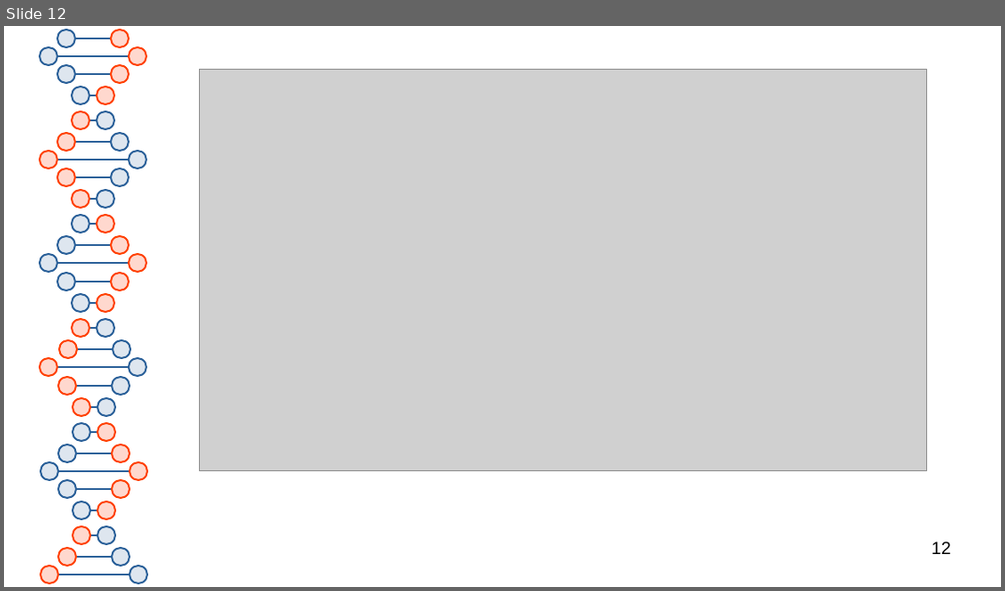
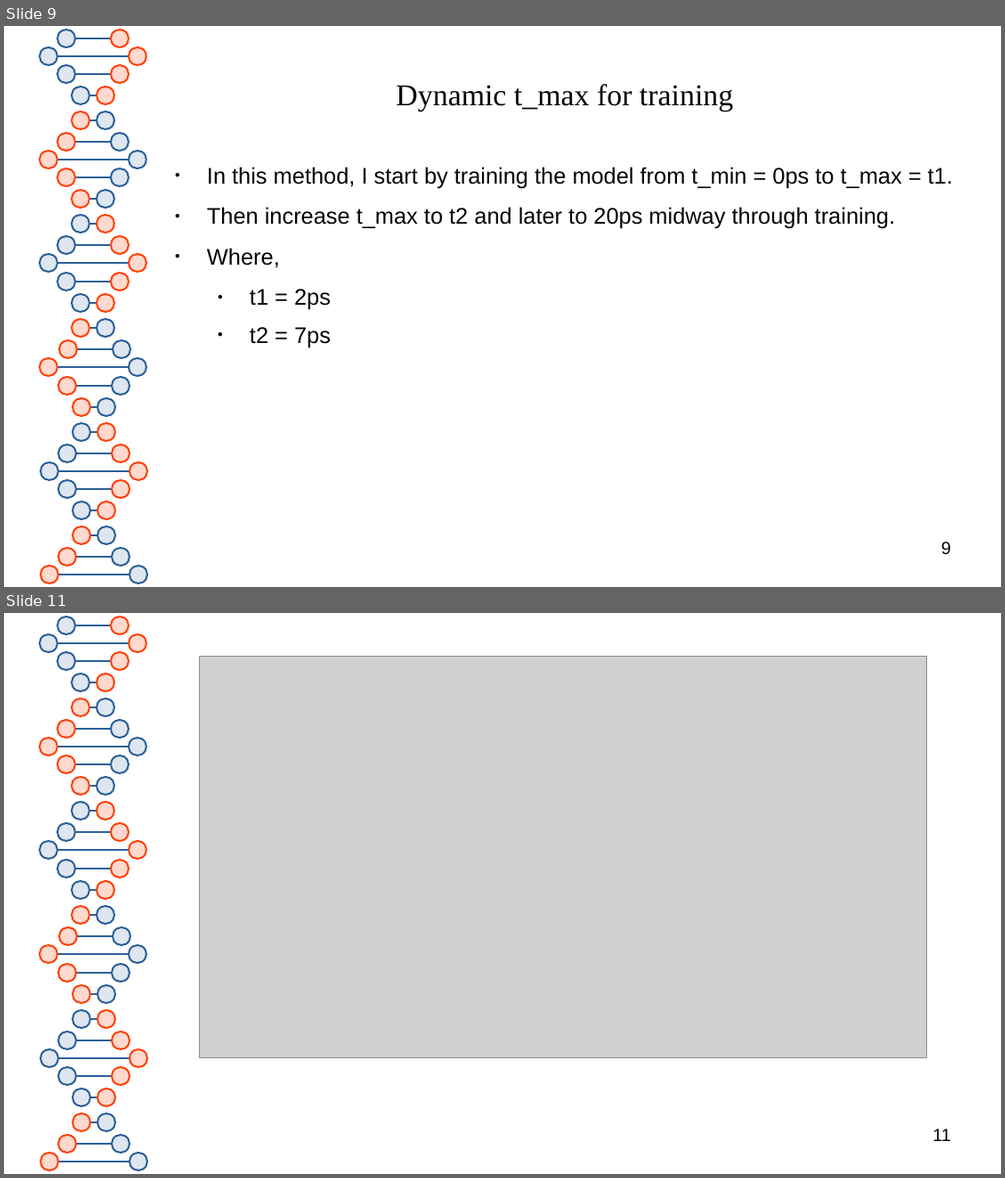
Before and after one commit to thash-jkr/Schrodinger-PINN, a slide deck: meeting/presentation-7_07-04-2025.odp. Shown one above the other, each under a label of ours: slide 12 before the commit, slides 9 and 11 after it; the slides between them are not shown. The pictures are 1005x591 and 1005x1178 pixels, drawn with LibreOffice and Linux fonts; fonts in the diff are those of the drawing; grey boxes stand for pictures. Boxes give left, top, right and bottom in pixels: in the first picture for what was removed or moved away, otherwise in the second. Text is boxed around its words. In the diff, an @@ line names an element or a change of style, - is before the commit and + after.

```diff
--- a/meeting/presentation-7_07-04-2025.odp
+++ b/meeting/presentation-7_07-04-2025.odp
@@ slide 9 added at [4,26,1001,587], background #FFFFFF; not listed: 81 template elements that a slide beside it also shows @@
@@ title added at [396,84,733,111], 24 pt, text #050505 @@
+Dynamic t_max for training
@@ text added at [207,167,953,347], 18 pt, text #050505 @@
+● In this method, I start by training the model from t_min = 0ps to t_max = t1.
+● Then increase t_max to t2 and later to 20ps midway through training.
+● Where,
+  ● t1 = 2ps
+  ● t2 = 7ps
@@ page number added at [941,541,951,554], 14 pt, text #000000 @@
+9
@@ what was slide 12 is now slide 11 @@
@@ page number at [932,1128,951,1141]: text changed @@
-12
+11
```
Also in this commit, not shown: 5 slides changed, 5 other slides added, 8 slides removed.
